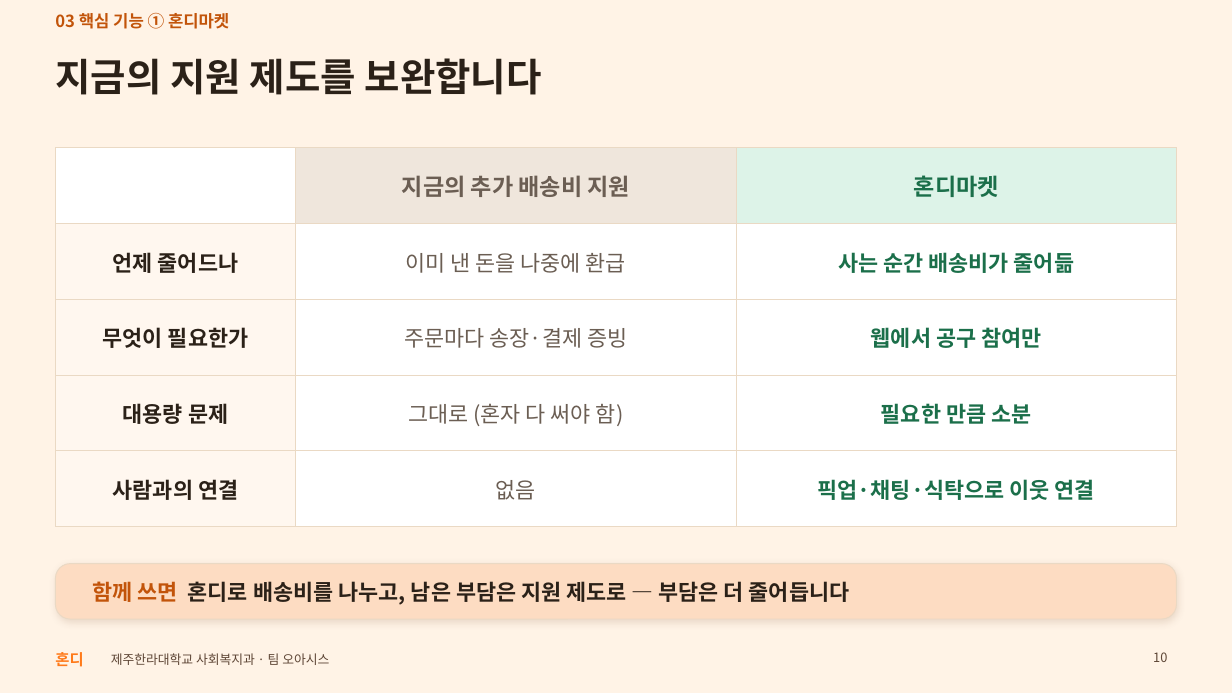
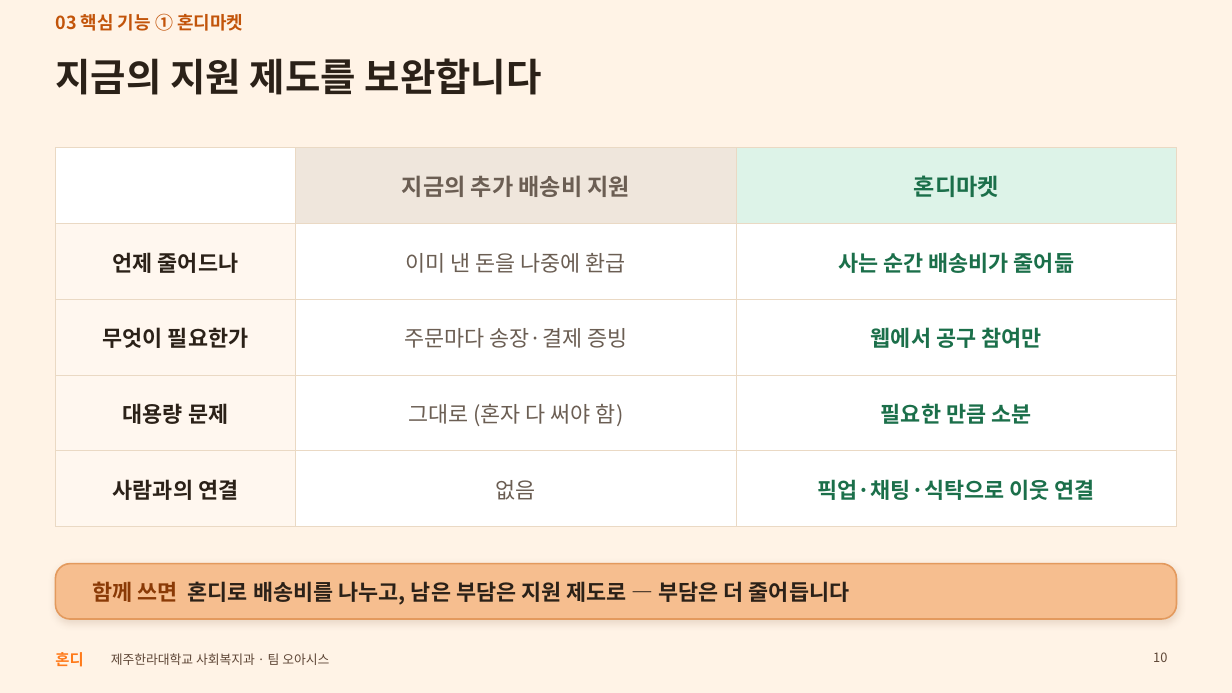
Before and after one commit to oasishondi/oasishondi.github.io, a slide deck: slide 10 of print/Hondi_presentation.pptx. Drawn at 1232x693 pixels with LibreOffice and Linux fonts; fonts in the diff are those of the drawing. Boxes give left, top, right and bottom in pixels: in the first picture for what was removed or moved away, otherwise in the second. Text is boxed around its words. In the diff, an @@ line names an element or a change of style, - is before the commit and + after.

```diff
--- a/print/Hondi_presentation.pptx
+++ b/print/Hondi_presentation.pptx
@@ text "03 핵심 기능 ① 혼디마켓" at bbox=[55, 13, 243, 31]: size 13 to 14 pt @@
@@ rounded rectangle at bbox=[55, 564, 1177, 619]: fill #FDDCC2 to #F6BE8F; outline #EAD9C4 0.75 pt to #E39A5E 1.25 pt @@
@@ text "함께 쓰면 혼디로 배송비를 나누고, ..." at bbox=[92, 581, 850, 605]: text colour #C2540A to #8A3A06 in "함께 쓰면" @@
```
Also in this commit, not shown: 12 other slides changed, 1 other file.
